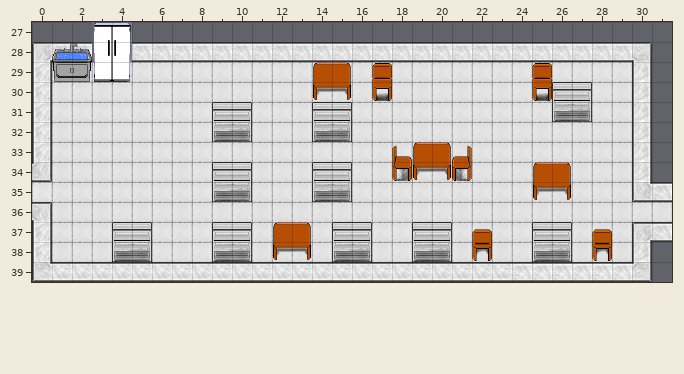
One commit to this Tiled map (JSON): assets/tilemaps/level2.json. That is the earlier state.
Cells are 32x32 px. Shown: x 0..31, y 27..39.
After:
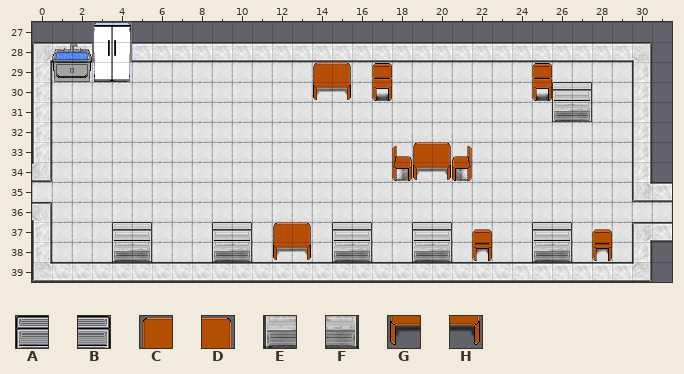
Key: from "newTileset": A 3, B 4, C 5, D 6, E 23, F 24, G 25, H 26.
_ is an empty cell.
See-through tiles are keyed as they look on the map.
From old to new:
{"where": "layer \"World\""}
{"y":32,"x":9,"old":"EF","new":"__"}
{"y":32,"x":14,"old":"EF","new":"__"}
{"y":34,"x":25,"old":"CD","new":"__"}
{"y":35,"x":9,"old":"EF","new":"__"}
{"y":35,"x":14,"old":"EF","new":"__"}
{"y":35,"x":25,"old":"GH","new":"__"}
{"where": "layer \"Above Player\""}
{"y":31,"x":9,"old":"AB","new":"__"}
{"y":31,"x":14,"old":"AB","new":"__"}
{"y":34,"x":9,"old":"AB","new":"__"}
{"y":34,"x":14,"old":"AB","new":"__"}
{"label":"removed","picture_box":[212,102,252,142]}
{"label":"removed","picture_box":[312,102,352,142]}
{"label":"removed","picture_box":[212,162,252,202]}
{"label":"removed","picture_box":[312,162,352,202]}
{"label":"removed","picture_box":[533,162,571,200]}
